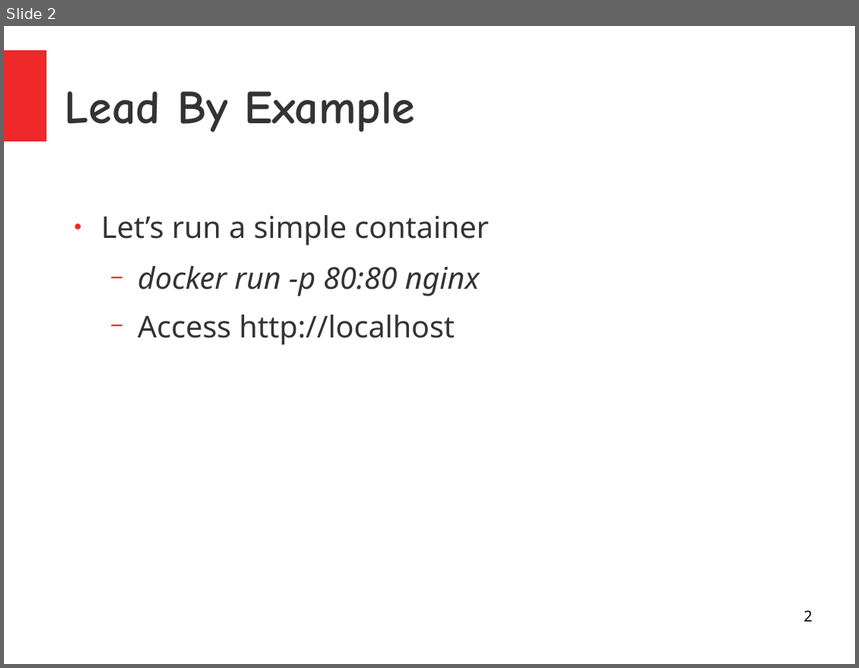
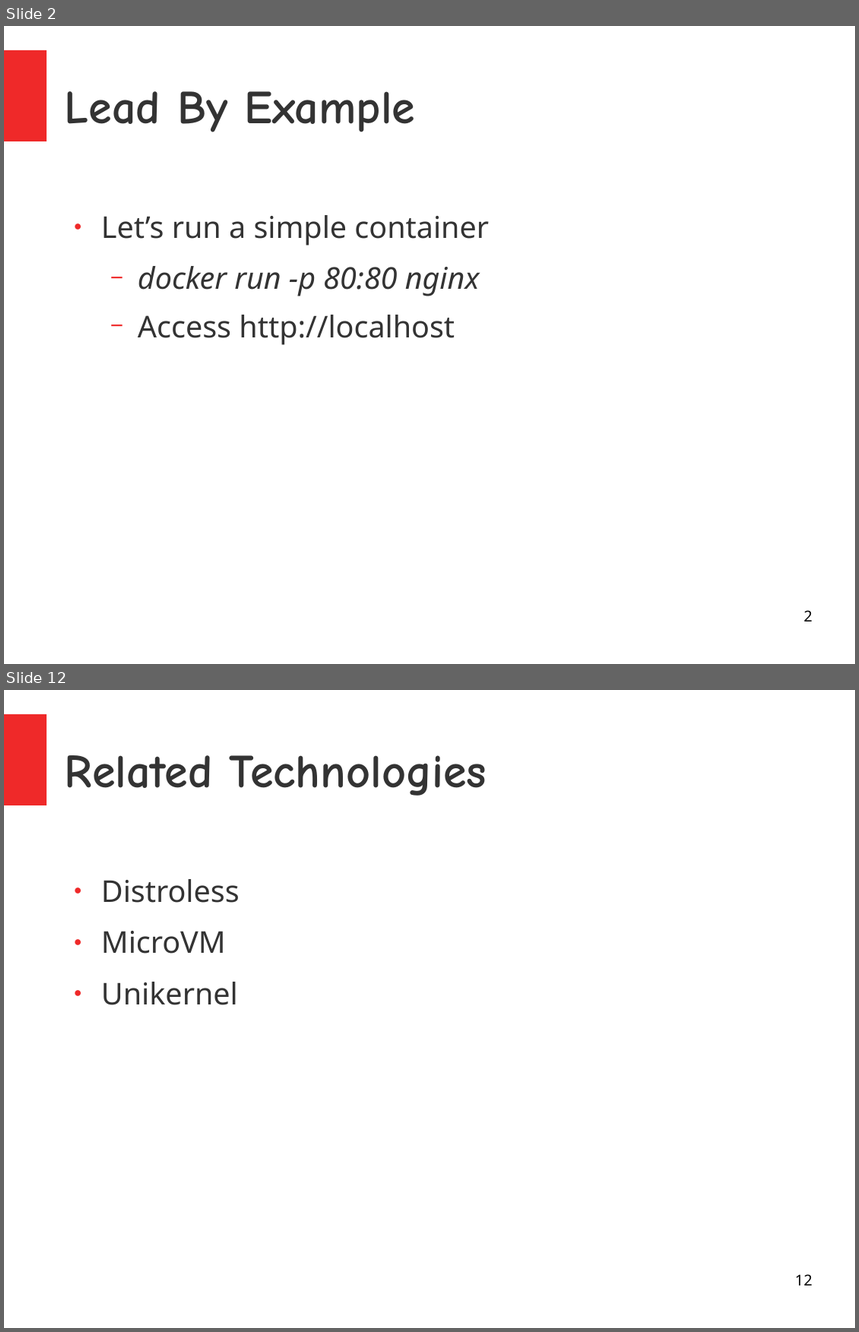
Before and after one commit to kislaykishore/microservices, a slide deck: Containers.odp. Shown one above the other, each under a label of ours: slide 2 before the commit, slides 2 and 12 after it; the slides between them are not shown. The pictures are 859x668 and 859x1332 pixels, drawn with LibreOffice and Linux fonts; fonts in the diff are those of the drawing. Boxes give left, top, right and bottom in pixels: in the first picture for what was removed or moved away, otherwise in the second. Text is boxed around its words. In the diff, an @@ line names an element or a change of style, - is before the commit and + after.

```diff
--- a/Containers.odp
+++ b/Containers.odp
@@ slide 12 added at (x1=4, y1=690, x2=855, y2=1328), background #FFFFFF; not listed: 1 template element that a slide beside it also shows @@
@@ title added at (x1=65, y1=755, x2=487, y2=796), 44 pt, text #333333, bold @@
+Related Technologies
@@ text added at (x1=101, y1=879, x2=240, y2=1005), 28 pt, text #333333 @@
+● Distroless
+● MicroVM
+● Unikernel
@@ page number added at (x1=795, y1=1274, x2=813, y2=1286), 14 pt, text #000000 @@
+12
```
Also in this commit, not shown: 6 slides changed, 4 other slides added, 1 slide removed.
